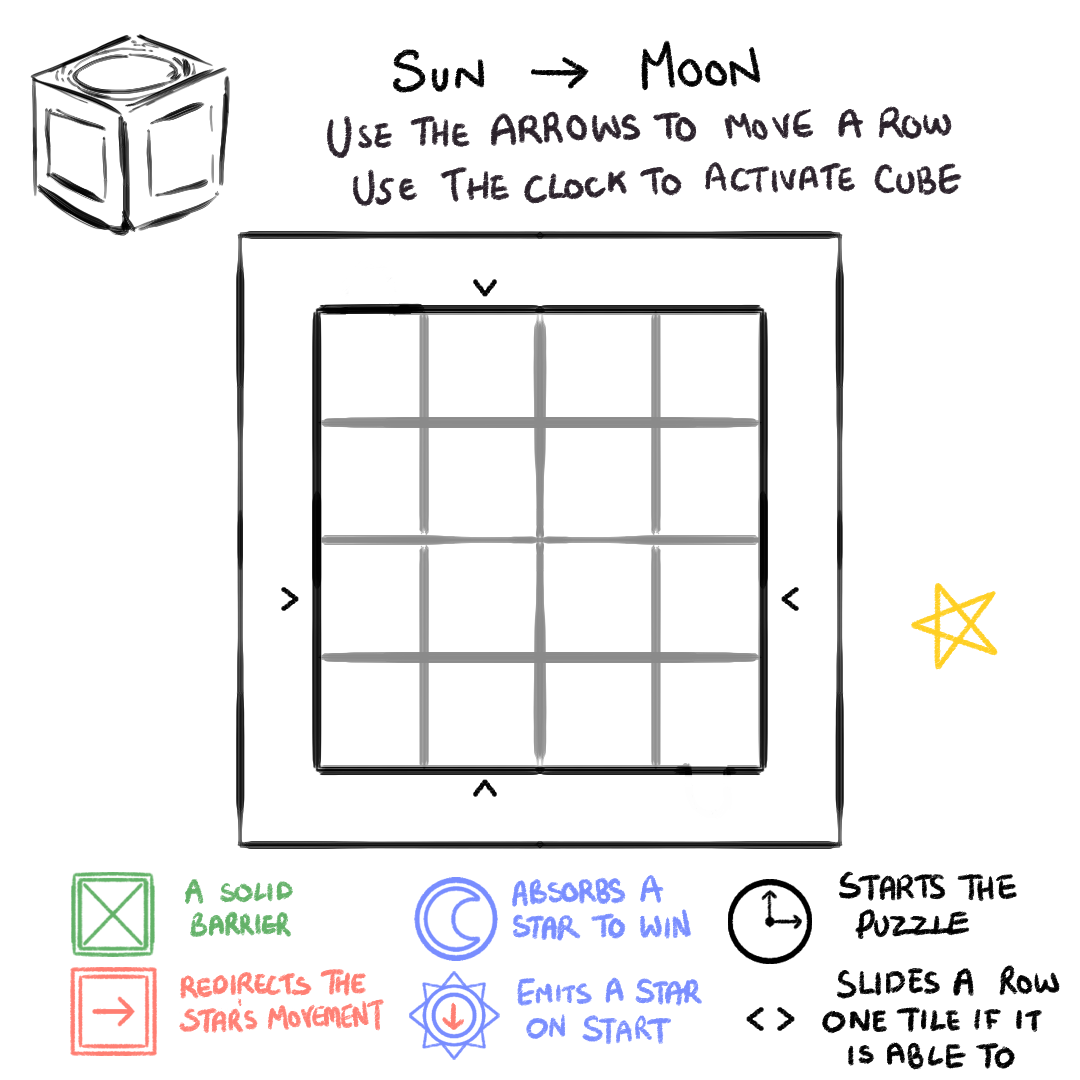
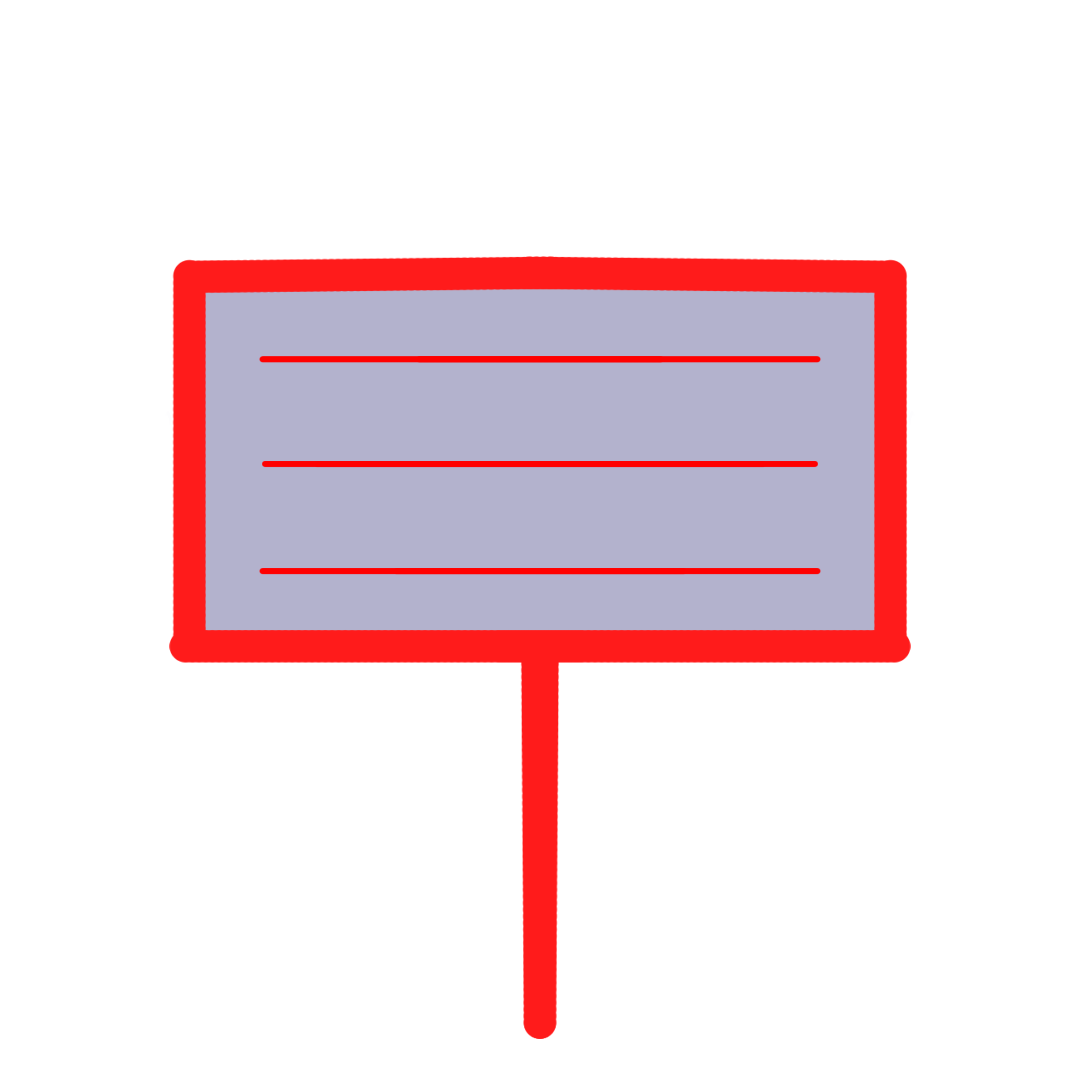
Layers edited between the first and the second 1080 × 1080 image:
moved "Paint Layer 20" into group "Group 21" over <box>832,576,998,768</box>
moved "Paint Layer 13" (1st of 3, in "Group 21") into group "Group 21", painted on it over <box>384,192,512,797</box>
moved "Paint Layer 13" (2nd of 3, in "Group 21") into group "Group 21" over <box>256,512,832,640</box>
moved "Showcase" into group "Group 21" over <box>70,576,1060,1070</box>
painted on "Paint Layer 18" over <box>128,576,1060,1070</box>
painted on "Paint Layer 8" (2nd of 2, in "Group 21" › "Showcase") over <box>384,768,576,1024</box>
painted on "Paint Layer 9" (2nd of 2, in "Group 21" › "Showcase") over <box>409,896,500,1060</box>
painted on "Paint Layer 13" (3rd of 3, in "Group 21" › "Showcase") over <box>746,960,896,1066</box>
painted on "Paint Layer 7" (2nd of 2, in "Group 21" › "Showcase") over <box>320,896,576,1060</box>
moved "Paint Layer 1 Merged" (1st of 2, in "Group 21") into group "Group 21", painted on it over <box>30,34,896,896</box>
moved "Paint Layer 1 Merged" (2nd of 2, in "Group 21") into group "Group 21", painted on it over <box>320,256,768,768</box>
moved "Paint Layer 14" into group "Group 21" over <box>320,40,962,256</box>
added layer "Paint Layer 22" above "Paint Layer 23" over <box>70,256,1024,1070</box>
added layer "Paint Layer 23" above "Background" over <box>169,256,960,704</box>
